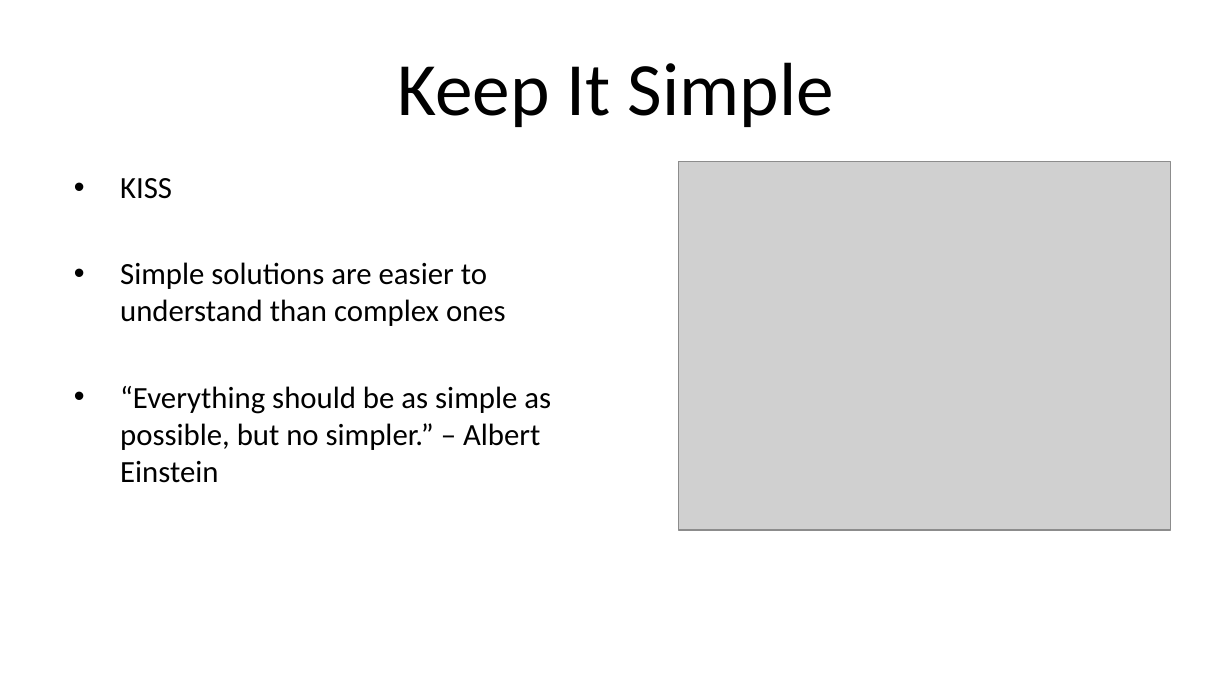
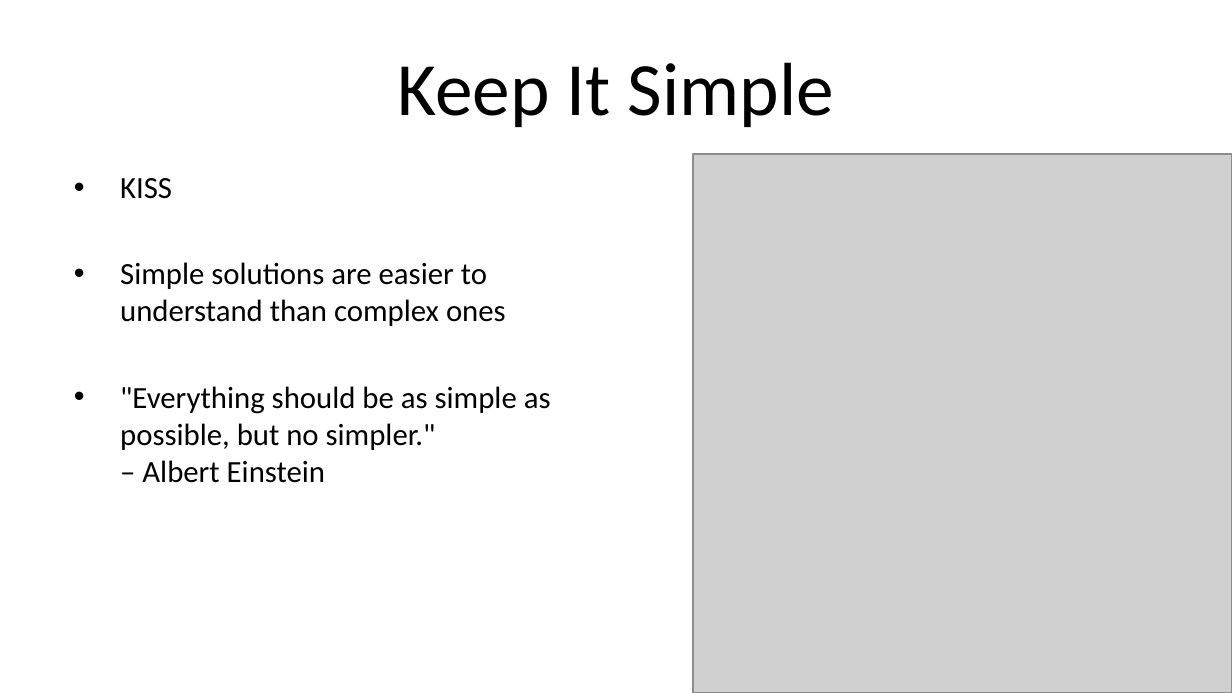
Before and after one commit to HudsonSC/CodeMash-2015-Precompiler-Workshop, a slide deck: slide 4 of 02-Principles.pptx. Drawn at 1232x693 pixels with LibreOffice and Linux fonts; fonts in the diff are those of the drawing; grey boxes stand for pictures; background and template pictures are left out. Boxes give left, top, right and bottom in pixels: in the first picture for what was removed or moved away, otherwise in the second. Text is boxed around its words. In the diff, an @@ line names an element or a change of style, - is before the commit and + after.

```diff
--- a/02-Principles.pptx
+++ b/02-Principles.pptx
@@ picture resized from (x1=679, y1=161, x2=1170, y2=530) to (x1=692, y1=154, x2=1232, y2=693) @@
@@ text at (x1=120, y1=386, x2=551, y2=483): text changed @@
-• “Everything should be as simple as possible, but no simpler.” – Albert Einstein
+• "Everything should be as simple as possible, but no simpler."
+  – Albert Einstein
```
Also in this commit, not shown: 14 other slides changed.
